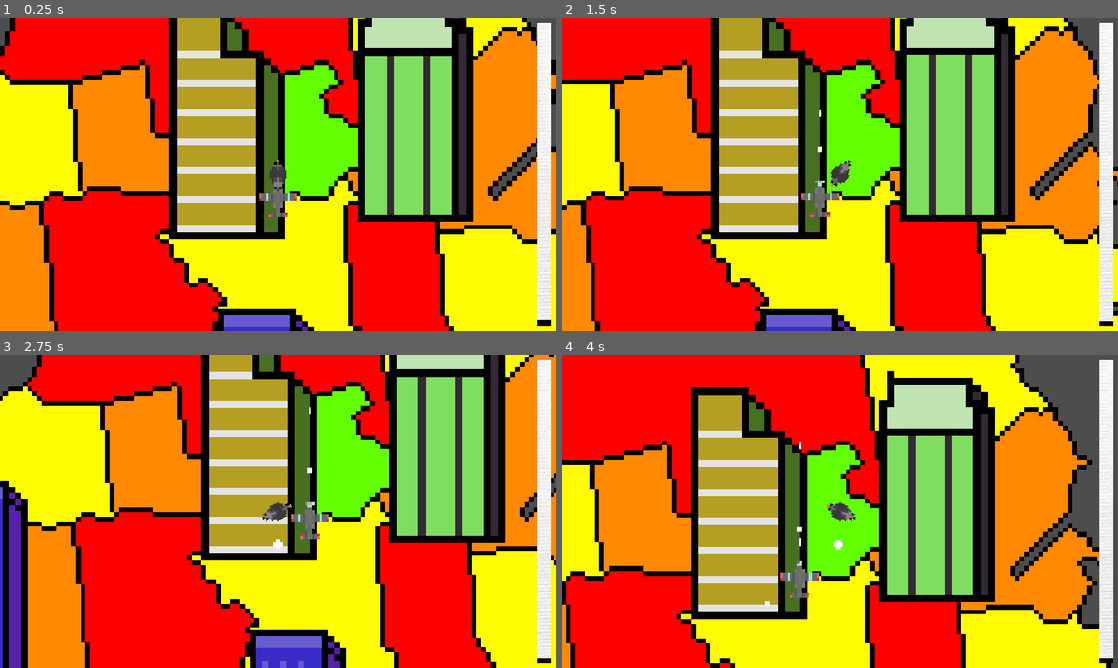
Above: before the commit, frames 1-4 (two rows, left to right).
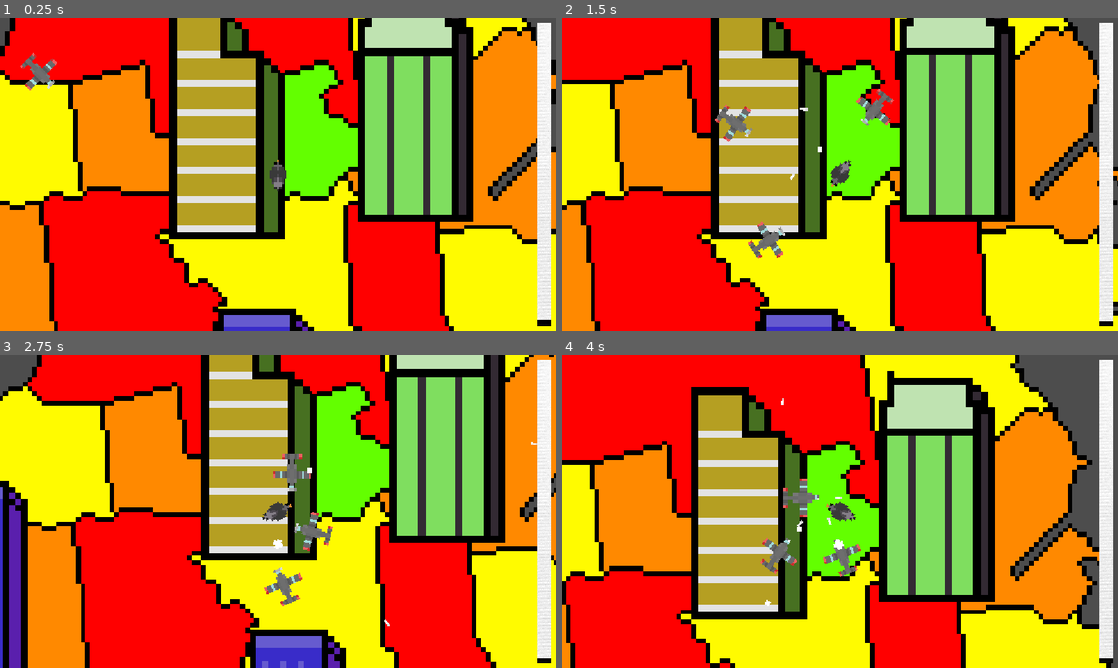
Above: after the commit, the same moments.

Repository: errorcodezero/horizons-nexus
Game: Godot game, scene res://scenes/main.tscn
The game is run twice, just before and just after one commit, with the same random seed, the same clock (stepped at 60 frames per second) and the same inputs.
Inputs (mouse positions are in pixels of both pictures, inside the frame that each line leads up to):
- Up to frame 1 (0.25 s): no input
- Up to frame 2 (1.5 s): tap Enter (dialogs_continue_action) at 0.5 s; move the mouse to (962, 158) at 0.52 s; hold D (Turn Right) 0.53-1.25 s; hold Space (Action) 0.53-1.25 s; click (962, 158) at 0.67 s; drag from (728, 190) to (945, 124) at 1.27 s
- Up to frame 3 (2.75 s): move the mouse to (333, 442) at 2.02 s; press the mouse at (333, 442) at 2.03 s; hold D (Turn Right) from 2.03 s (still down); tap Space (Action) at 2.3 s
- Up to frame 4 (4 s): release D (Turn Right) at 2.75 s; release the mouse at (895, 442) at 2.75 s; drag from (812, 574) to (817, 445) at 2.77 s; move the mouse to (1006, 558) at 3.52 s; hold A (Turn Left) from 3.53 s (still down); hold Space (Action) from 3.53 s (still down)

The runs differ from the first frame. In frame 1, 0.6% of the frame differs, in the area x 3-54%, y 11-64%; in frame 2, 1.3%; in frame 3, 1.1%; in frame 4, 1.3%, in the area x 35-54%, y 13-81%.

Commit message:
wallahi for real this time

Diff:
--- a/scenes/main.tscn
+++ b/scenes/main.tscn
@@ -4,6 +4,17 @@
 [ext_resource type="PackedScene" uid="uid://bd4bt1rg8gkjl" path="res://scenes/speed_hud.tscn" id="2_jyhfs"]
 [ext_resource type="PackedScene" uid="uid://cpx43v5djkg2b" path="res://scenes/pigeon/enemy.tscn" id="2_tefeu"]
 [ext_resource type="PackedScene" uid="uid://bckcgnniowsvd" path="res://scenes/pigeon/pigeon.tscn" id="3_sugp2"]
+
+[sub_resource type="WorldBoundaryShape2D" id="WorldBoundaryShape2D_jo2o2"]
+normal = Vector2(1, 0)
+
+[sub_resource type="WorldBoundaryShape2D" id="WorldBoundaryShape2D_o4kd6"]
+normal = Vector2(-1, 0)
+
+[sub_resource type="WorldBoundaryShape2D" id="WorldBoundaryShape2D_85ybf"]
+normal = Vector2(0, 1)
+
+[sub_resource type="WorldBoundaryShape2D" id="WorldBoundaryShape2D_t8def"]
 
 [node name="main" type="Node2D" unique_id=665289071]
 
@@ -13,9 +24,42 @@
 
 [node name="enemies" type="Node2D" parent="city" unique_id=1255476324]
 
-[node name="Enemy" parent="city/enemies" unique_id=2018570939 instance=ExtResource("2_tefeu")]
+[node name="Enemy" parent="city/enemies" unique_id=2018570939 node_paths=PackedStringArray("target") instance=ExtResource("2_tefeu")]
+position = Vector2(80, -88)
+speed = 60.0
+target = NodePath("../../../Pigeon")
+
+[node name="Enemy2" parent="city/enemies" unique_id=1146461564 node_paths=PackedStringArray("target") instance=ExtResource("2_tefeu")]
+position = Vector2(-72, 72)
+speed = 60.0
+target = NodePath("../../../Pigeon")
+
+[node name="Enemy3" parent="city/enemies" unique_id=1310940416 node_paths=PackedStringArray("target") instance=ExtResource("2_tefeu")]
+position = Vector2(-104, -56)
+speed = 60.0
+target = NodePath("../../../Pigeon")
 
 [node name="SpeedHUD" parent="." unique_id=1818098063 instance=ExtResource("2_jyhfs")]
 layer = 0
 
 [node name="Pigeon" parent="." unique_id=1173295572 instance=ExtResource("3_sugp2")]
+
+[node name="Node2D" type="StaticBody2D" parent="." unique_id=1920645097]
+collision_layer = 16
+collision_mask = 0
+
+[node name="CollisionShape2D" type="CollisionShape2D" parent="Node2D" unique_id=479481945]
+position = Vector2(-400, 0)
+shape = SubResource("WorldBoundaryShape2D_jo2o2")
+
+[node name="CollisionShape2D2" type="CollisionShape2D" parent="Node2D" unique_id=827336415]
+position = Vector2(400, 0)
+shape = SubResource("WorldBoundaryShape2D_o4kd6")
+
+[node name="CollisionShape2D3" type="CollisionShape2D" parent="Node2D" unique_id=791746461]
+position = Vector2(0, -400)
+shape = SubResource("WorldBoundaryShape2D_85ybf")
+
+[node name="CollisionShape2D4" type="CollisionShape2D" parent="Node2D" unique_id=1976992711]
+position = Vector2(0, 400)
+shape = SubResource("WorldBoundaryShape2D_t8def")
--- a/scenes/pigeon/components/bullet.tscn
+++ b/scenes/pigeon/components/bullet.tscn
@@ -40,6 +40,7 @@
 collision_layer = 4
 collision_mask = 0
 script = ExtResource("1_fwkvd")
+speed = 80.0
 
 [node name="CollisionShape2D" type="CollisionShape2D" parent="." unique_id=373345682]
 shape = SubResource("CircleShape2D_jo2o2")
@@ -49,7 +50,6 @@
 frame_progress = 0.15337828
 
 [node name="Hitbox" parent="." unique_id=580185628 instance=ExtResource("3_pswid")]
-collision_mask = 2
 
 [node name="VisibleOnScreenEnabler2D" type="VisibleOnScreenEnabler2D" parent="." unique_id=1659492399]
 
--- a/scenes/pigeon/components/spawner.gd
+++ b/scenes/pigeon/components/spawner.gd
@@ -5,6 +5,6 @@
 func dropWeapon(weapon: PackedScene = currentBomb) -> void:
 	var loadedWeapon: CharacterBody2D = weapon.instantiate()
 	loadedWeapon.global_position = global_position
-	loadedWeapon.rotation = rotation
+	loadedWeapon.global_rotation = global_rotation
 	get_tree().root.add_child(loadedWeapon)
 	loadedWeapon.drop()
--- a/scenes/pigeon/enemy.gd
+++ b/scenes/pigeon/enemy.gd
@@ -4,6 +4,37 @@
 @onready var spawner: Node2D = $Spawner
 @onready var sprite_2d: AnimatedSprite2D = $Sprite2D
 
+@export var speed: float = 120.0
+@export var arc_strength: float = 40.0
+@export var arc_speed: float = 6.0
+@export var turn_speed: float = 5.0
+
+var time: float = 0.0
+
+@export var target: Node2D
+
+
+func _physics_process(delta: float) -> void:
+	if target == null:
+		return
+
+	time += delta
+
+	var to_target: Vector2 = (target.global_position - global_position).normalized()
+
+	var perpendicular: Vector2 = Vector2(-to_target.y, to_target.x)
+
+	var arc_offset: Vector2 = perpendicular * sin(time * arc_speed) * arc_strength
+
+	var desired_direction: Vector2 = (to_target + arc_offset * 0.01).normalized()
+
+	rotation = desired_direction.angle() + deg_to_rad(90)
+
+	velocity = velocity.lerp(desired_direction * speed, turn_speed * delta)
+
+	move_and_slide()
+
+
 func _on_cooldown_timeout() -> void:
 	if !Global.game_start:
 		return
--- a/scenes/pigeon/enemy.tscn
+++ b/scenes/pigeon/enemy.tscn
@@ -3,9 +3,7 @@
 [ext_resource type="Script" uid="uid://cwitwsbeh8gxi" path="res://scenes/pigeon/enemy.gd" id="1_uqddf"]
 [ext_resource type="Texture2D" uid="uid://cgfxyqpha66dj" path="res://assets/charactor/fight_jet-sheet.png" id="2_k88b2"]
 [ext_resource type="Script" uid="uid://dtogcjahrfrk5" path="res://scenes/pigeon/components/spawner.gd" id="3_uqddf"]
-[ext_resource type="Script" uid="uid://b1bnd6fdl7yg7" path="res://bullet.gd" id="4_t8r7n"]
-[ext_resource type="Texture2D" uid="uid://cx0s3lx3ycank" path="res://assets/weapons/standard-bullets.png" id="5_d61vu"]
-[ext_resource type="PackedScene" uid="uid://b37ckpfxlvojh" path="res://scenes/pigeon/components/hitbox.tscn" id="6_p40sy"]
+[ext_resource type="PackedScene" uid="uid://ckshr08yp3cab" path="res://scenes/pigeon/components/bullet.tscn" id="4_k88b2"]
 
 [sub_resource type="AtlasTexture" id="AtlasTexture_21x0f"]
 atlas = ExtResource("2_k88b2")
@@ -59,53 +57,6 @@
 
 [sub_resource type="RectangleShape2D" id="RectangleShape2D_o4kd6"]
 
-[sub_resource type="CircleShape2D" id="CircleShape2D_jo2o2"]
-radius = 1.0
-
-[sub_resource type="AtlasTexture" id="AtlasTexture_gomm7"]
-atlas = ExtResource("5_d61vu")
-region = Rect2(0, 0, 5, 5)
-
-[sub_resource type="AtlasTexture" id="AtlasTexture_lmtpu"]
-atlas = ExtResource("5_d61vu")
-region = Rect2(5, 0, 5, 5)
-
-[sub_resource type="AtlasTexture" id="AtlasTexture_tdlw8"]
-atlas = ExtResource("5_d61vu")
-region = Rect2(10, 0, 5, 5)
-
-[sub_resource type="SpriteFrames" id="SpriteFrames_towf2"]
-animations = [{
-"frames": [{
-"duration": 1.0,
-"texture": SubResource("AtlasTexture_gomm7")
-}, {
-"duration": 1.0,
-"texture": SubResource("AtlasTexture_lmtpu")
-}, {
-"duration": 1.0,
-"texture": SubResource("AtlasTexture_tdlw8")
-}],
-"loop": 1,
-"name": &"default",
-"speed": 5.0
-}]
-
-[sub_resource type="PackedScene" id="PackedScene_kdk56"]
-_bundled = {
-"conn_count": 1,
-"conns": PackedInt32Array(1073741829, 1073741828, 16, 15, 2, 0, 0),
-"editable_instances": [],
-"id_paths": [PackedInt32Array(), PackedInt32Array(), PackedInt32Array(), PackedInt32Array(), PackedInt32Array(), PackedInt32Array()],
-"names": PackedStringArray("Bullet", "CharacterBody2D", "script", "CollisionShape2D", "CollisionShape2D", "shape", "disabled", "AnimatedSprite2D", "AnimatedSprite2D", "sprite_frames", "frame_progress", "Hitbox", "Camera2D", "Camera2D", "zoom", "_on_hitbox_body_entered", "body_entered"),
-"node_count": 5,
-"node_ids": PackedInt32Array(612801966, 373345682, 1356733738, 580185628, 2033609801),
-"node_paths": [NodePath("."), NodePath("."), NodePath("."), NodePath("."), NodePath("."), NodePath("Hitbox")],
-"nodes": PackedInt32Array(-1, -1, 1, 0, -1, 1, 2, 0, 0, 1073741824, 0, 4, 3, -1, 2, 5, 1, 6, 2, 0, 1073741825, 0, 8, 7, -1, 2, 9, 3, 10, 4, 0, 1073741826, 0, 2147483647, 11, 5, 0, 0, 1073741827, 0, 13, 12, -1, 1, 14, 6, 0),
-"variants": [ExtResource("4_t8r7n"), SubResource("CircleShape2D_jo2o2"), true, SubResource("SpriteFrames_towf2"), 0.7797485, ExtResource("6_p40sy"), Vector2(21.07, 21.07)],
-"version": 3
-}
-
 [node name="Enemy" type="CharacterBody2D" unique_id=2018570939]
 collision_layer = 2
 collision_mask = 2
@@ -126,6 +77,6 @@
 [node name="Spawner" type="Node2D" parent="." unique_id=1461187715]
 position = Vector2(0, -15)
 script = ExtResource("3_uqddf")
-currentBomb = SubResource("PackedScene_kdk56")
+currentBomb = ExtResource("4_k88b2")
 
 [connection signal="timeout" from="Cooldown" to="." method="_on_cooldown_timeout"]
--- a/scenes/pigeon/pigeon.tscn
+++ b/scenes/pigeon/pigeon.tscn
@@ -66,7 +66,7 @@
 
 [node name="Pigeon" type="CharacterBody2D" unique_id=2018570939]
 collision_layer = 2
-collision_mask = 0
+collision_mask = 16
 script = ExtResource("1_h0uj3")
 max_speed = 500
 min_speed = 40
